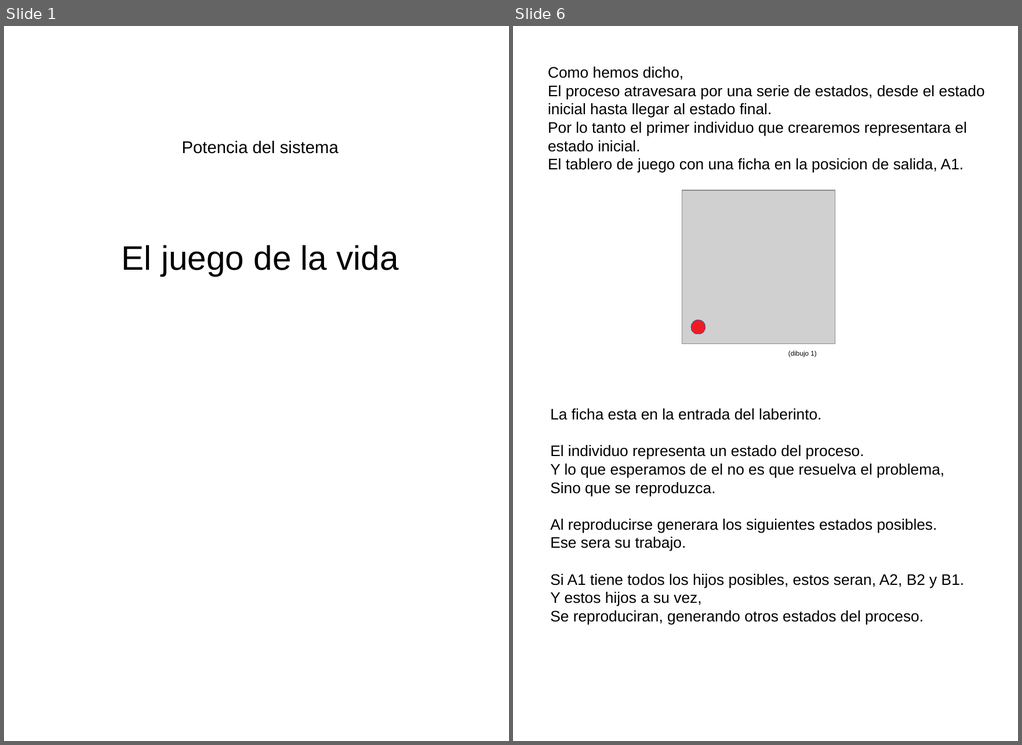
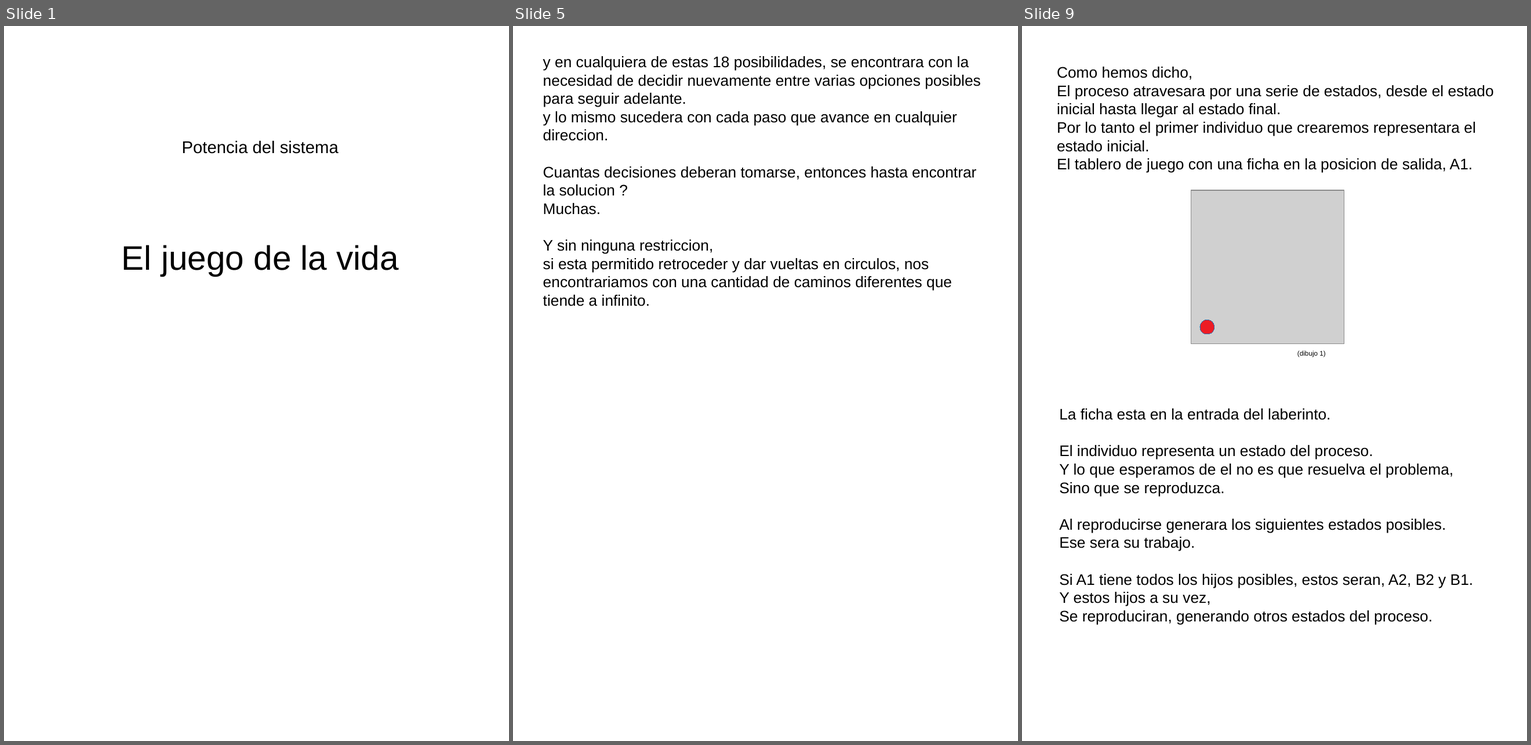
Before and after one commit to fabhrius/La-Cosa, a slide deck: capitulos/Potencia del sistema/Potencia del sistema.odp. Shown side by side, each under a label of ours: slides 1 and 6 before the commit, slides 1, 5 and 9 after it; the slides between them are not shown. The pictures are 1022x745 and 1531x745 pixels, drawn with LibreOffice and Linux fonts; fonts in the diff are those of the drawing; grey boxes stand for pictures. Boxes give left, top, right and bottom in pixels: in the first picture for what was removed or moved away, otherwise in the second. Text is boxed around its words. In the diff, an @@ line names an element or a change of style, - is before the commit and + after.

```diff
--- a/capitulos/Potencia del sistema/Potencia del sistema.odp
+++ b/capitulos/Potencia del sistema/Potencia del sistema.odp
@@ slide 5 added at <box>513,26,1018,741</box>, background #FFFFFF @@
@@ text added at <box>543,56,981,290</box>, 18 pt, text #000000 @@
+y en cualquiera de estas 18 posibilidades, se encontrara con la necesidad de decidir nuevamente entre varias opciones posibles para seguir adelante.
+y lo mismo sucedera con cada paso que avance en cualquier direccion.
+Cuantas decisiones deberan tomarse, entonces hasta encontrar la solucion ?
+Muchas.
+Y sin ninguna restriccion,
+si esta permitido retroceder y dar vueltas en circulos, nos encontrariamos con una cantidad de caminos diferentes que tiende a infinito.
@@ what was slide 6 is now slide 9 @@
```
Also in this commit, not shown: 3 other slides added, 1 slide removed, 1 other file.
